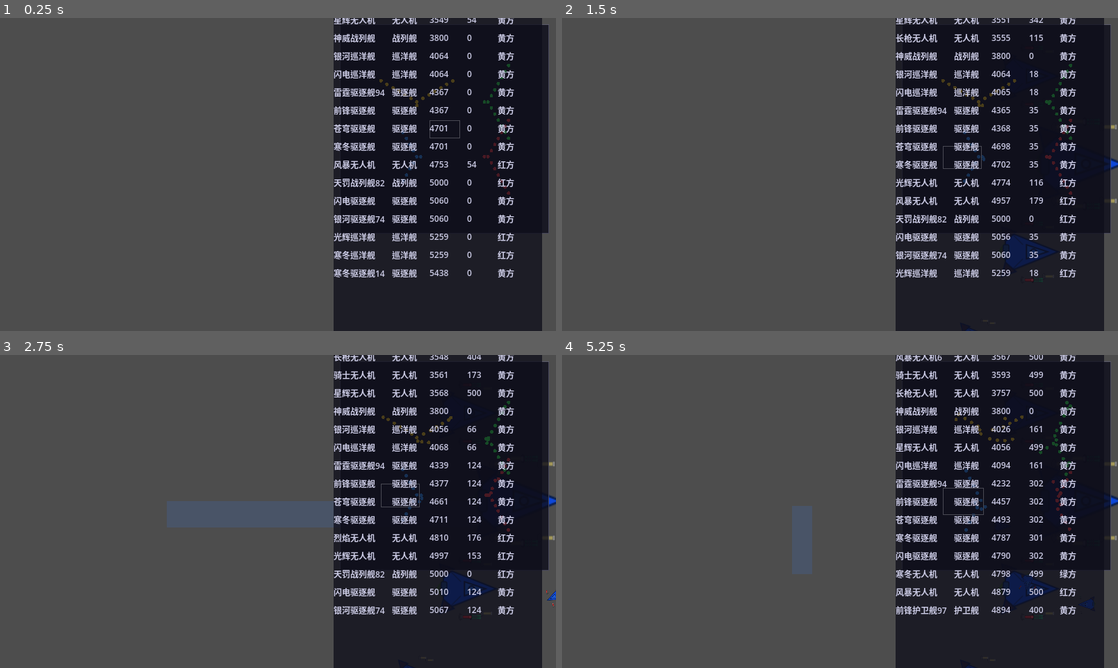
Above: before the commit, frames 1-4 (two rows, left to right).
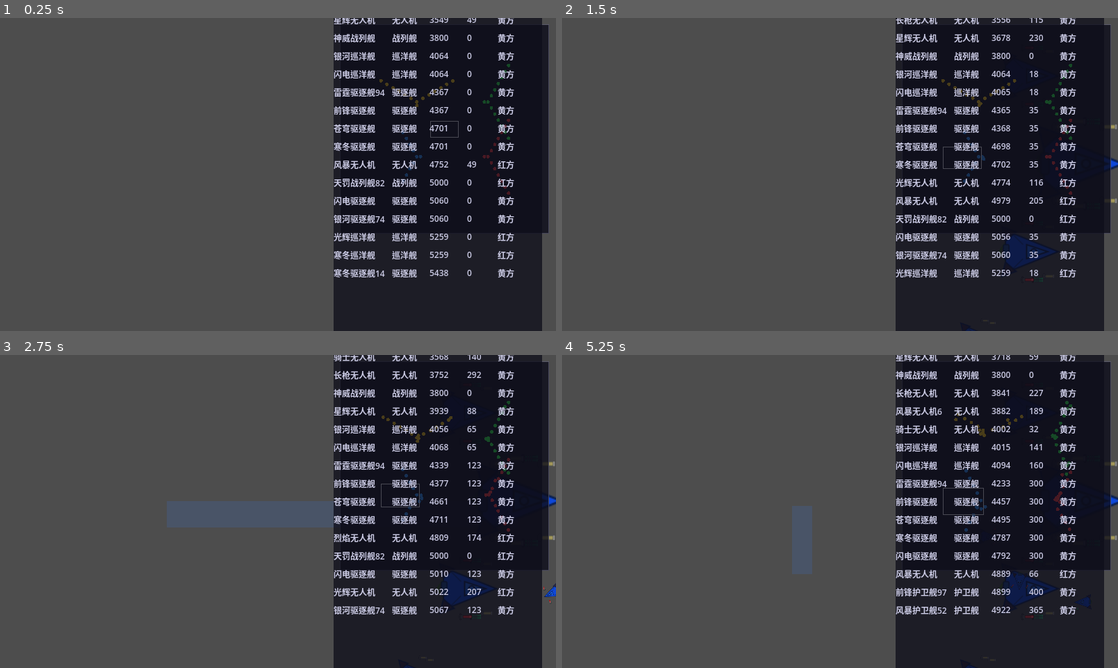
Above: after the commit, the same moments.

Repository: ZhanXuzhao/SpaceRTS
Game: Godot game, scene res://scenes/main.tscn
Two runs of this game, one before a commit and one after it. Both use one fixed random seed, a clock stepped at 60 frames per second and the inputs below.
Inputs (mouse positions are in pixels of both pictures, inside the frame that each line leads up to):
- Up to frame 1 (0.25 s): no input
- Up to frame 2 (1.5 s): click (1001, 21) at 0.52 s; tap Enter at 1.25 s; move the mouse to (962, 158) at 1.27 s; hold W from 1.28 s (still down); tap Z at 1.35 s; click (962, 158) at 1.42 s
- Up to frame 3 (2.75 s): tap X at 1.55 s; release W at 2 s; drag from (166, 527) to (517, 502) at 2.02 s
- Up to frame 4 (5.25 s): move the mouse to (895, 442) at 2.77 s; hold W 2.78-3.5 s; tap C at 2.85 s; tap N at 3.05 s; drag from (812, 574) to (1029, 414) at 3.52 s; move the mouse to (1006, 558) at 4.27 s; hold A 4.28-5 s; tap Z at 4.35 s; tap X at 4.55 s; drag from (673, 464) to (1029, 589) at 5.02 s

The runs differ from the first frame. In frame 1, 0.1% of the frame differs, in the area x 75-87%, y 0-48%; in frame 2, 0.3%; in frame 3, 1.8%; in frame 4, 2.1%, in the area x 60-96%, y 0-84%.

Commit message:
性能优化：弹体重写+脏标记+空间查询+刷新频率降低
- Projectile: 移除 _draw()/queue_redraw()，改用 Sprite2D+纹理
- Projectile: 场景预置 CollisionShape2D，移除动态创建
- 物理层分离：弹体 layer=2 mask=1，Unit layer=1 mask=2，弹体互不碰撞
- Unit: 添加 _redraw_dirty 脏标记系统，仅状态变化时重绘
- Unit: 所有状态变更方法添加 mark_dirty()
- Unit: 移除 _update_orbit 中的冗余 queue_redraw()
- PD: 用 PhysicsDirectSpaceState2D 空间查询替代全量遍历
- 分离力: 用空间查询替代 O(n²) all_units 遍历
- Minimap: 每 3 帧更新一次
- 太空总览: 每 2 帧重建
- weapon_lifetime 统计: 每秒更新一次

Diff:
--- /dev/null
+++ b/assets/bullet.svg
@@ -0,0 +1,3 @@
+<svg xmlns="http://www.w3.org/2000/svg" viewBox="-4 -4 8 8">
+  <circle cx="0" cy="0" r="4" fill="#ffffff"/>
+</svg>
--- a/scenes/projectile.tscn
+++ b/scenes/projectile.tscn
@@ -1,10 +1,17 @@
-[gd_scene load_steps=3 format=3 uid="uid://projectile_scene"]
+[gd_scene load_steps=2 format=3 uid="uid://projectile_scene"]
 
 [ext_resource type="Script" path="res://scripts/projectile.gd" id="1"]
-[ext_resource type="Texture2D" path="res://assets/missile.png" id="2"]
+
+[sub_resource type="CircleShape2D" id="1"]
+radius = 4.0
 
 [node name="Projectile" type="Area2D"]
+collision_layer = 2
+collision_mask = 1
 script = ExtResource("1")
 
 [node name="Sprite2D" type="Sprite2D" parent="."]
-texture = ExtResource("2")
+centered = true
+
+[node name="CollisionShape2D" type="CollisionShape2D" parent="."]
+shape = SubResource("1")
--- a/scripts/hud.gd
+++ b/scripts/hud.gd
@@ -105,13 +105,17 @@
 	_build_space_overview()
 
 
+var _hud_frame_counter: int = 0
+
 func _process(_delta: float) -> void:
 	# 速度指示器（始终显示）
 	_speed_indicator.visible = true
 	_speed_indicator.text = "⚡x" + str(Engine.time_scale)
 
-	# 更新太空总览（始终显示）
-	_update_space_overview()
+	# 更新太空总览（每 2 帧一次，降低 UI 节点创建/销毁开销）
+	_hud_frame_counter += 1
+	if _hud_frame_counter % 2 == 0:
+		_update_space_overview()
 
 	if main == null:
 		_hide_all(); return
--- a/scripts/main.gd
+++ b/scripts/main.gd
@@ -141,11 +141,12 @@
 	var vsize = get_viewport().get_visible_rect().size
 	_minimap_container.position = Vector2(vsize.x - _minimap_container.size.x - 10, 10)
 
-	# ---- 更新小地图 ----
-	_minimap_node.units = _units
-	_minimap_node.camera_pos = _camera.global_position
-	_minimap_node.camera_zoom = _camera.zoom
-	_minimap_node.queue_redraw()
+	# ---- 更新小地图（每 3 帧一次）----
+	if Engine.get_process_frames() % 3 == 0:
+		_minimap_node.units = _units
+		_minimap_node.camera_pos = _camera.global_position
+		_minimap_node.camera_zoom = _camera.zoom
+		_minimap_node.queue_redraw()
 
 	# 施法选择模式下持续重绘，圆圈跟随单位移动
 	if _skill_targeting_mode >= 0:
--- a/scripts/projectile.gd
+++ b/scripts/projectile.gd
@@ -9,7 +9,7 @@
 var velocity: Vector2
 ## 伤害值
 var damage: float = 10.0
-## 飞行方向（子弹用）
+## 飞行方向
 var _direction: Vector2 = Vector2.RIGHT
 ## 追踪目标（导弹用）
 var _target_unit: Unit = null
@@ -27,22 +27,54 @@
 var hp: float = 5.0
 
 var _lifetime: float = 3.0  # 默认值，setup() 会覆盖
-var _sprite: Sprite2D
+## 碰撞形状引用，setup 时调整半径
+@onready var _collision_shape: CollisionShape2D = $CollisionShape2D
+@onready var _sprite: Sprite2D = $Sprite2D
+
+## 弹体纹理（首次使用时加载，失败则生成程序化纹理）
+var _bullet_tex: Texture2D = null
+var _missile_tex: Texture2D = null
+
+## 生成一个纯色圆形程序化纹理
+static func _make_circle_texture(radius: float, color: Color = Color.WHITE) -> Texture2D:
+	var size = max(1, int(radius * 2 + 2))
+	var img = Image.create(size, size, false, Image.FORMAT_RGBA8)
+	img.fill(Color(0, 0, 0, 0))
+	var center = Vector2(size / 2.0, size / 2.0)
+	for x in size:
+		for y in size:
+			var d = Vector2(x, y).distance_to(center)
+			if d <= radius:
+				var alpha = 1.0 - clamp((d - radius + 1.0) / 1.0, 0.0, 1.0)
+				img.set_pixel(x, y, Color(color.r, color.g, color.b, alpha))
+	return ImageTexture.create_from_image(img)
+
+## 生成一个子弹形程序化纹理（小圆 + 拖尾）
+static func _make_bullet_texture() -> Texture2D:
+	var w = 20
+	var h = 10
+	var img = Image.create(w, h, false, Image.FORMAT_RGBA8)
+	img.fill(Color(0, 0, 0, 0))
+	# 头部圆
+	for x in w:
+		for y in h:
+			var dx = x - w + 3
+			var dy = y - h / 2.0
+			var head_dist = sqrt(dx * dx + dy * dy)
+			if head_dist <= 3.0:
+				var alpha = 1.0
+				img.set_pixel(x, y, Color(1, 1, 1, alpha))
+			elif x < w - 6:
+				var tail_alpha = (1.0 - float(x) / float(w - 6)) * 0.4
+				var tail_width = 2.0 * tail_alpha + 0.5
+				if abs(dy) <= tail_width:
+					img.set_pixel(x, y, Color(1, 1, 1, tail_alpha))
+	return ImageTexture.create_from_image(img)
 
 
 func _ready() -> void:
 	add_to_group("projectiles")
-	_sprite = $Sprite2D
 	_sprite.self_modulate = projectile_color
-
-	# 设置圆形碰撞
-	var shape = CircleShape2D.new()
-	shape.radius = projectile_size
-	var col = CollisionShape2D.new()
-	col.shape = shape
-	add_child(col)
-
-	# 连接碰撞信号
 	area_entered.connect(_on_area_entered)
 
 
@@ -61,28 +93,43 @@
 	if config.has("lifetime"):
 		_lifetime = config.get("lifetime")
 
+	# 根据类型使用程序化纹理（避免 SVG 导入依赖）
+	if is_homing:
+		if _missile_tex == null:
+			_missile_tex = _make_circle_texture(projectile_size, Color(1.0, 0.3, 0.1))
+		_sprite.texture = _missile_tex
+	else:
+		if _bullet_tex == null:
+			_bullet_tex = load("res://assets/bullet.svg")
+			if _bullet_tex == null:
+				_bullet_tex = _make_circle_texture(projectile_size, Color(1.0, 0.85, 0.2))
+		_sprite.texture = _bullet_tex
+	_sprite.self_modulate = projectile_color
+	_sprite.rotation = _direction.angle()
+	# 缩放匹配尺寸
+	var scale_val = projectile_size / 4.0
+	_sprite.scale = Vector2(scale_val, scale_val)
+	# 更新碰撞半径
+	var shape = _collision_shape.shape
+	if shape is CircleShape2D:
+		shape.radius = projectile_size
+
 
 func _process(delta: float) -> void:
 	_lifetime -= delta
 
-	if _direction.length() > 0:
-		_sprite.rotation = _direction.angle()
-
-	# 追踪模式下更新方向
+	# 追踪模式下更新方向和精灵朝向
 	if is_homing and is_instance_valid(_target_unit) and _target_unit.hull > 0:
 		_direction = (_target_unit.global_position - global_position).normalized()
 		_sprite.rotation = _direction.angle()
 
-	# 恒定最大速度移动（不考虑加速度）
+	# 恒定最大速度移动
 	velocity = _direction * max_speed
 	global_position += velocity * delta
 
-	# 超时或飞出边界则销毁
+	# 超时则销毁
 	if _lifetime <= 0:
 		queue_free()
-		return
-
-	queue_redraw()
 
 
 func _on_area_entered(other_area: Area2D) -> void:
@@ -90,20 +137,13 @@
 		return
 
 	var other_unit: Unit = other_area as Unit
-
-	# 目标可能已被释放，确保实例仍然有效
 	if not is_instance_valid(other_unit):
 		return
-
-	# 不打同阵营
 	if other_unit.team == team:
 		return
-
-	# 不打已死的
 	if other_unit.hull <= 0:
 		return
 
-	# 造成伤害（传递来源以支持反击，检查 source 是否还存活）
 	if is_instance_valid(source):
 		other_unit.take_damage(damage, source)
 	else:
@@ -115,15 +155,3 @@
 	hp -= amount
 	if hp <= 0:
 		queue_free()
-
-
-func _draw() -> void:
-	if is_homing:
-		_sprite.rotation = _direction.angle()
-		_sprite.visible = true
-	else:
-		# 子弹：小圆点 + 拖尾
-		draw_circle(Vector2.ZERO, projectile_size, projectile_color)
-		draw_circle(Vector2.ZERO, projectile_size * 0.4, Color.WHITE)
-		var tail = -_direction * projectile_size * 3
-		draw_line(Vector2.ZERO, tail, projectile_color.lightened(0.3), projectile_size * 0.5)
--- a/scripts/unit.gd
+++ b/scripts/unit.gd
@@ -140,6 +140,9 @@
 var _pd_target_pos: Vector2
 var _pd_has_target: bool = false
 
+# ----- 脏标记（优化重绘用）-----
+var _redraw_dirty: bool = true
+
 # ----- 环绕 -----
 var _is_orbit: bool = false
 var _orbit_target_unit: Unit = null
@@ -165,6 +168,8 @@
 
 func _ready() -> void:
 	print("DEBUG: Unit._ready loaded", self, self.get_script())
+	# 优化物理层：Unit 在 layer 1（供弹体检测），只检测弹体 layer 2
+	collision_mask = 2
 	# ---- 根据飞船等级计算属性 ----
 	_tier = _ship_class_tier(class_type)
 	_size_mult = pow(1.5, _tier)
@@ -242,6 +247,10 @@
 		_create_weapon_sprite(i)
 
 
+func mark_dirty() -> void:
+	_redraw_dirty = true
+
+
 func _process(delta: float) -> void:
 	_update_cooldowns(delta)
 	_update_skill_timers(delta)
@@ -259,11 +268,22 @@
 	UNIT_COMBAT.update_pd(self, delta)
 	_update_chase_execution()
 	_update_orbit(delta)
-	# ---- 武器存活时间统计（DPS 计算用）----
-	_update_weapon_lifetime(delta)
+	# ---- 武器存活时间统计（DPS 计算用，每秒更新一次）----
+	if Engine.get_process_frames() % 60 == 0:
+		_update_weapon_lifetime(delta * 60.0)
 	UNIT_MOVEMENT.update_drones(self, delta)
 	UNIT_MOVEMENT.update_movement(self, delta)
-	queue_redraw()
+
+	# 仅当脏标记或激光/PD激活时才触发重绘
+	if _redraw_dirty:
+		_redraw_dirty = false
+		queue_redraw()
+	elif _laser_cycle_timer > 0 and is_instance_valid(_current_target):
+		# 激光光束每帧需更新位置
+		queue_redraw()
+	elif _pd_has_target:
+		# PD拦截光线每帧需更新位置
+		queue_redraw()
 
 
 func _update_cooldowns(delta: float) -> void:
@@ -438,7 +458,7 @@
 		var rad = deg_to_rad(_orbit_angle)
 		_target_position = center + Vector2(cos(rad), sin(rad)) * dist
 		_is_moving = true
-		queue_redraw()
+		mark_dirty()
 	elif _is_orbit:
 		_is_orbit = false
 
@@ -571,6 +591,8 @@
 	var effective_range = w.attack_range * _weapon_range_mult
 	var lifetime = effective_range / max(w.projectile_speed, 1.0) * 1.1
 
+	# 先加入场景树，确保 @onready 变量初始化后再 setup
+	get_parent().add_child(proj)
 	proj.setup({
 		"max_speed": w.projectile_speed,
 		"acceleration": GameConfig.BULLET_ACCELERATION,
@@ -585,7 +607,6 @@
 		"hp": proj_hp,
 		"lifetime": lifetime,
 	})
-	get_parent().add_child(proj)
 
 func take_damage(amount: float, source: Node = null) -> void:
 	# 先处理伤害加成和减免逻辑
@@ -603,6 +624,7 @@
 		hull = max(0.0, hull - final_damage)
 
 	_shield_regen_delay = GameConfig.SHIELD_REGEN_DELAY
+	mark_dirty()
 	if hull <= 0.0:
 		# 击杀者增加战绩
 		if source != null and source is Unit and source != self:
@@ -630,6 +652,7 @@
 
 func _set_skill_auto(value: Array[bool]) -> void:
 	_skill_auto = value
+	mark_dirty()
 
 func activate_skill(index: int) -> void:
 	"""纯 buff 类直接释放，跃迁/减速对位置或目标使用远程版本"""
@@ -661,6 +684,7 @@
 			_debuff_immunity_timer = GameConfig.SKILL_PURIFY_IMMUNITY_DURATION
 
 	_skill_cooldowns[index] = GameConfig.SKILL_CD if index != 5 else GameConfig.SKILL_PURIFY_COOLDOWN
+	mark_dirty()
 
 
 ## 跃迁到目标位置瞬移，受 max_dist 限制
@@ -671,6 +695,7 @@
 	var dist = min(global_position.distance_to(target_pos), max_dist)
 	global_position += dir * dist
 	_skill_cooldowns[3] = GameConfig.SKILL_CD
+	mark_dirty()
 
 
 ## 减速，对目标施加 50% 减速 debuff
@@ -693,6 +718,7 @@
 	if _debuff_immunity_timer > 0:
 		return
 	_slow_debuffs.append({"factor": factor, "timer": duration})
+	mark_dirty()
 
 
 ## 获取当前所有 debuff 叠加后的总倍率
@@ -727,7 +753,7 @@
 func _set_is_selected(value: bool) -> void:
 	is_selected = value
 	_sprite.self_modulate = unit_color
-	queue_redraw()
+	mark_dirty()
 
 func _draw() -> void:
 	# ---- 尾焰 ----
@@ -939,12 +965,14 @@
 	_is_area_attack = false
 	_is_orbit = false
 	_current_target = target
+	mark_dirty()
 
 ## 将攻击目标加入指令队列末尾（Shift+右键点敌）
 func queue_attack_target(target: Unit) -> void:
 	if target == null or not is_instance_valid(target) or target.hull <= 0:
 		return
 	_command_queue.append({"type": "attack", "target": target})
+	mark_dirty()
 	_try_execute_queue()
 
 func attack_area(center: Vector2, radius: float) -> void:
@@ -956,6 +984,7 @@
 	_explicit_attack_target = null
 	_is_orbit = false
 	_current_target = null
+	mark_dirty()
 
 func move_to(target_pos: Vector2) -> void:
 	_command_queue.clear()
@@ -966,10 +995,12 @@
 	_explicit_attack_target = null
 	_is_orbit = false
 	_current_target = null
+	mark_dirty()
 
 ## 将移动点加入指令队列末尾（Shift+点地）
 func queue_move_to(target_pos: Vector2) -> void:
 	_command_queue.append({"type": "move", "pos": target_pos})
+	mark_dirty()
 	_try_execute_queue()
 
 func orbit_target(target: Unit, custom_radius: float = -1.0) -> void:
@@ -982,6 +1013,7 @@
 	_is_orbit = true
 	_is_moving = true
 	_current_target = target
+	mark_dirty()
 
 func orbit_position(orbit_pos: Vector2, custom_radius: float = -1.0) -> void:
 	_command_queue.clear()
@@ -991,6 +1023,7 @@
 	_is_orbit = true
 	_is_moving = true
 	_current_target = null
+	mark_dirty()
 
 ## 从指令队列取出下一个指令并执行（移动到达/目标死亡后自动调用）
 func _advance_command_queue() -> void:
--- a/scripts/unit_combat.gd
+++ b/scripts/unit_combat.gd
@@ -114,10 +114,24 @@
 
 
 static func _find_nearest_enemy_missile(unit, search_range: float) -> Node:
+	# 使用物理空间查询替代全量 group 遍历
+	var space_state = unit.get_world_2d().direct_space_state
+	var query = PhysicsShapeQueryParameters2D.new()
+	var circle = CircleShape2D.new()
+	circle.radius = search_range
+	query.shape = circle
+	query.transform = Transform2D(0, unit.global_position)
+	# 只查询 projectile 层（layer 2）
+	query.collision_mask = 2
+	query.collide_with_areas = true
+	query.collide_with_bodies = false
+
+	var results = space_state.intersect_shape(query)
 	var nearest: Node = null
 	var nearest_dist = search_range
-	for proj in unit.get_tree().get_nodes_in_group("projectiles"):
-		if not is_instance_valid(proj):
+	for r in results:
+		var proj = r.collider
+		if not is_instance_valid(proj) or not proj is Projectile:
 			continue
 		if proj.team == unit.team:
 			continue
--- a/scripts/unit_movement.gd
+++ b/scripts/unit_movement.gd
@@ -38,15 +38,28 @@
 		effective_max_speed *= unit._speed_mult
 		effective_thrust *= unit._speed_mult
 
-	# ---- 分离力（编队避让，影响方向）----
+	# ---- 分离力（编队避让，使用空间查询替代全量遍历）----
 	var separation_dir = Vector2.ZERO
 	const SEPARATION_RADIUS: float = 80.0
-	for other in unit.all_units:
-		if other == unit or not is_instance_valid(other) or other.hull <= 0:
+	var space_state = unit.get_world_2d().direct_space_state
+	var sep_query = PhysicsShapeQueryParameters2D.new()
+	var sep_circle = CircleShape2D.new()
+	sep_circle.radius = SEPARATION_RADIUS
+	sep_query.shape = sep_circle
+	sep_query.transform = Transform2D(0, unit.global_position)
+	sep_query.collision_mask = 1  # unit layer
+	sep_query.collide_with_areas = true
+	sep_query.collide_with_bodies = false
+	var nearby = space_state.intersect_shape(sep_query)
+	for r in nearby:
+		var other = r.collider
+		if other == unit or not is_instance_valid(other) or not other is Unit:
+			continue
+		if other.hull <= 0:
 			continue
 		var to_other = unit.global_position - other.global_position
 		var dist = to_other.length()
-		if dist < SEPARATION_RADIUS and dist > 0.001:
+		if dist > 0.001:
 			separation_dir += to_other.normalized() * (SEPARATION_RADIUS - dist) / SEPARATION_RADIUS
 
 	# ---- 合成为期望方向 ----
